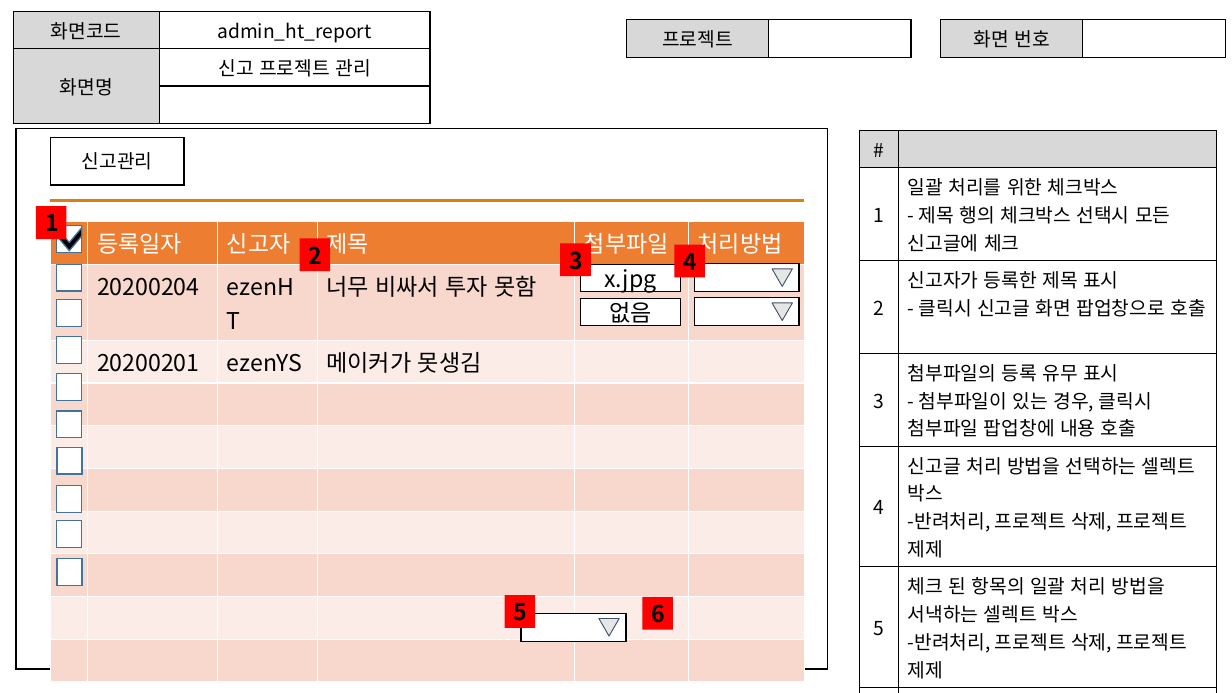
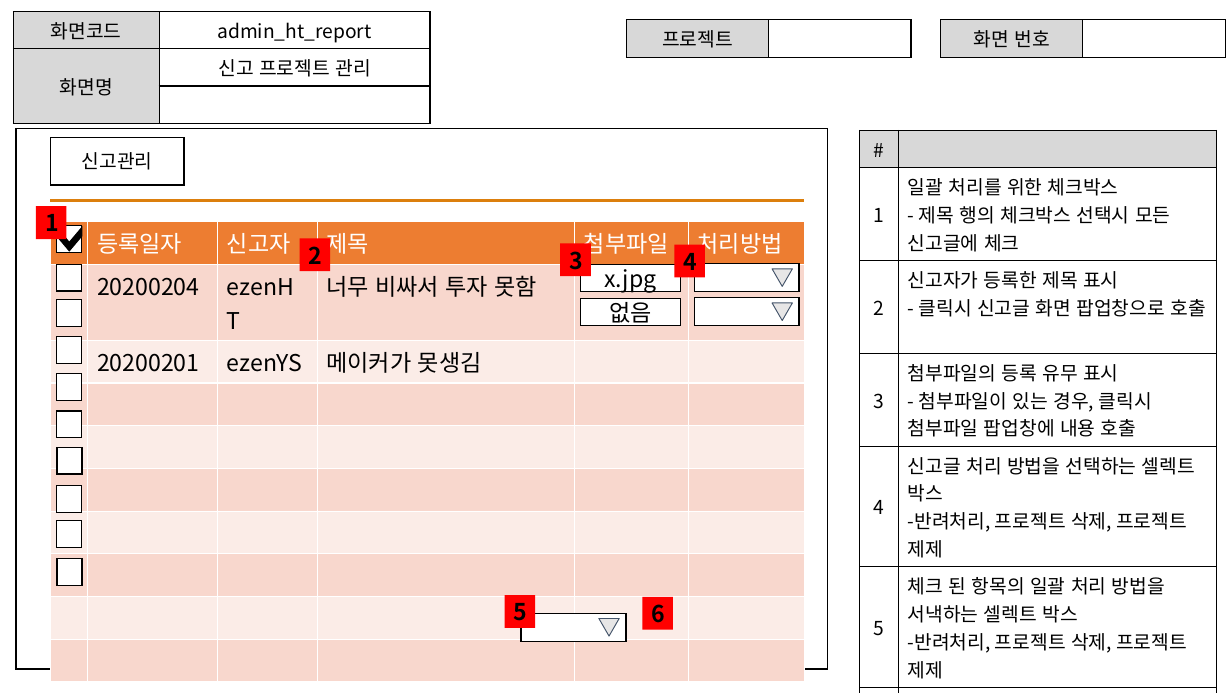
Before and after one commit to ezenteam2/EzenCrowdFunding, a slide deck: slide 15 of project03 화면설계서/project03 - 화면 설계서 - 현태.pptx (slide 18 before the commit). Drawn at 1232x693 pixels with LibreOffice and Linux fonts; fonts in the diff are those of the drawing. Boxes give left, top, right and bottom in pixels: in the first picture for what was removed or moved away, otherwise in the second. Text is boxed around its words. In the diff, an @@ line names an element or a change of style, - is before the commit and + after.

```diff
--- a/project03 화면설계서/project03 - 화면 설계서 - 현태.pptx
+++ b/project03 화면설계서/project03 - 화면 설계서 - 현태.pptx
@@ outline #43739E 1 pt to #000000 1 pt in 11 elements at (x1=57, y1=226, x2=82, y2=252), (x1=57, y1=264, x2=82, y2=291), (x1=57, y1=299, x2=82, y2=326), (x1=57, y1=336, x2=82, y2=363), (x1=57, y1=373, x2=82, y2=400), (x1=57, y1=411, x2=82, y2=438), (x1=57, y1=447, x2=82, y2=474), (x1=57, y1=486, x2=82, y2=513), (x1=57, y1=521, x2=82, y2=548), (x1=57, y1=559, x2=82, y2=586), (x1=57, y1=227, x2=82, y2=250) @@
```
Also in this commit, not shown: 11 other slides changed, 1 slide added, 4 slides removed, 1 other file.
